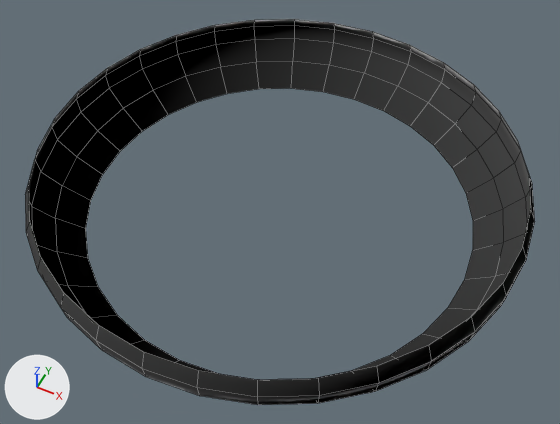
Two versions of the FBX model unity-renderer/Assets/Rendering/InfiniteFloor/Models/ProceduralInfFloor/InfiniteFloorv2.fbx, one commit apart.
One viewpoint serves both versions: a 50 mm lens placed at (0.0343, -0.0686, 0.0853), pointed at (0.0012, -0.0024, 0.0026). The axes (+X, +Y, +Z) are drawn at lower left. The lights are the same throughout. Mesh edges are drawn as thin lines. Where no turn or scale is listed for an object, it has been applied to the vertices.

The older version as bpy lines, for what is in view:
```python
me_infinitefloorv2 = bpy.data.meshes.new('InfiniteFloorV2')
me_infinitefloorv2.from_pydata(...)  # 160 vertices, 128 faces; spans x -0.0349..0.0349, y -0.0349..0.0349, z -0.0001..0.01
me_infinitefloorv2.materials.append(mat_default_material)  # light grey #e2e2e2
ob_infinitefloorv2 = bpy.data.objects.new('InfiniteFloorV2', me_infinitefloorv2)
ob_infinitefloorv2.location = (0.0, 0.0, 0.0)
```
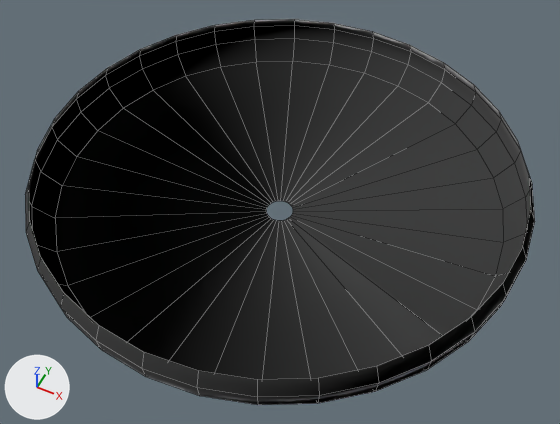
Boxes [x1, y1, x2, y2] around the edits, measured in the pictures (560 x 424 px; the box of a moved part takes in the faces that stretch with it):
```json
{"part": 1, "of": "me_infinitefloorv2", "change": "moved or reshaped", "before": [55, 69, 501, 378], "after": [55, 69, 501, 380]}
```

Scene script edits in JSON lines:
```json
{"block": "me_infinitefloorv2", "where": "me_infinitefloorv2.from_pydata(...)  # 160 vertices, 128 faces; spans x -0.0349..0.0349, y -0.0349..0.0349, z -0.0001..0.01"}
{"block": "me_infinitefloorv2", "where": "# used by ob_infinitefloorv2; location = (0.0, 0.0, 0.0)"}
{"block": "me_infinitefloorv2", "change": "me_infinitefloorv2 part 1: all 32 vertices in x -0.0283..0.0283, y -0.0283..0.0283, z -0.0001 are scaled about their middle by 0.0694"}
```
